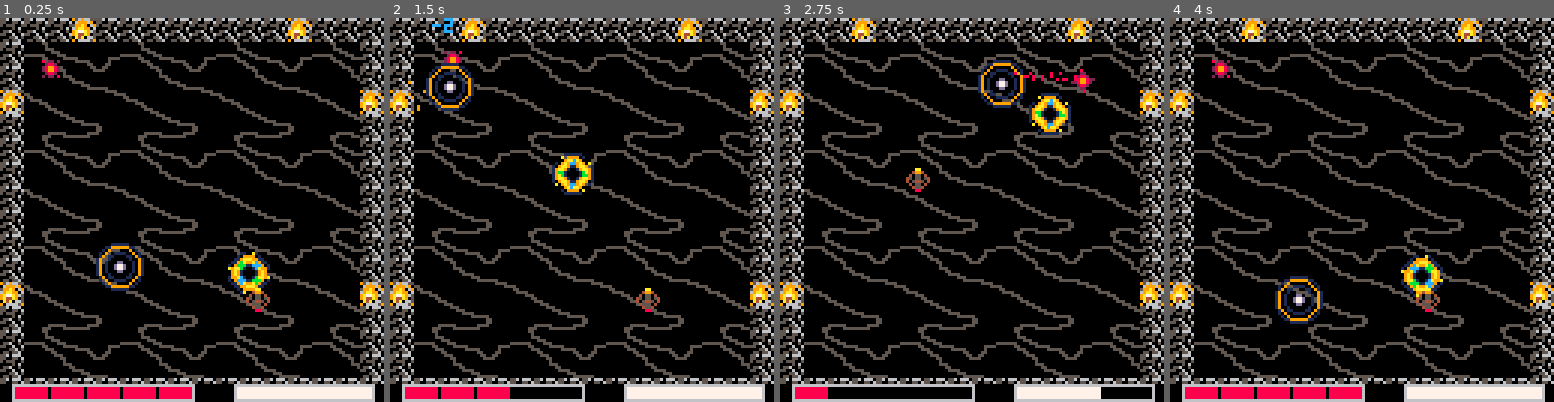
Above: before the commit, frames 1-4 (left to right).
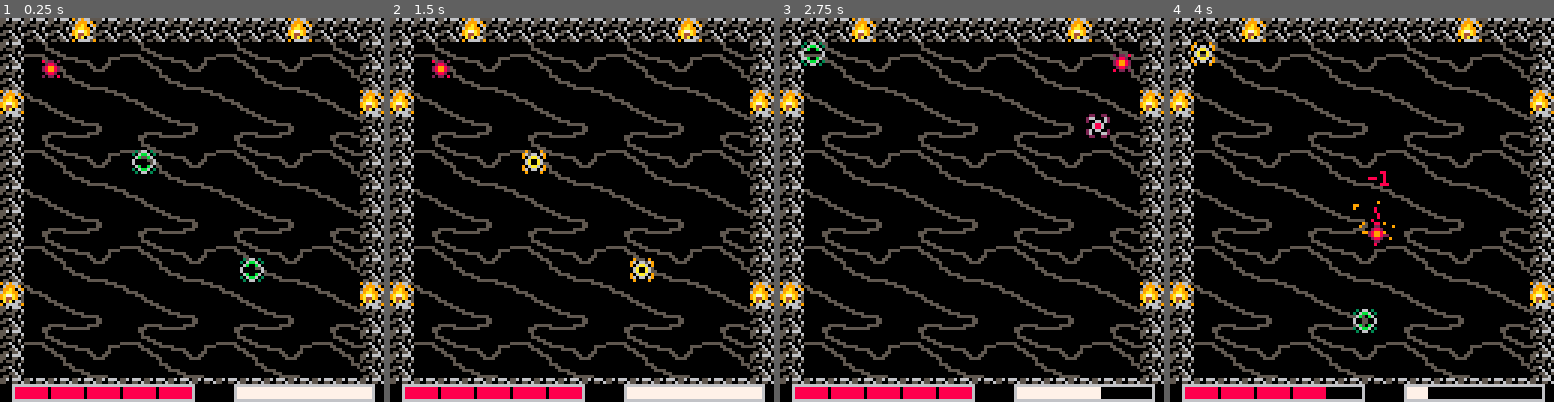
Above: after the commit, the same moments.

Repository: Nakeeb0/NAHL
Game: PICO-8 cartridge nahl.p8
The game is run twice, just before and just after one commit, with the same random seed, the same clock (stepped at 60 frames per second) and the same inputs.
Inputs:
- Up to frame 1 (0.25 s): no input
- Up to frame 2 (1.5 s): tap X (X key) at 0.33, 1.07 s; tap O (Z key) at 0.7 s
- Up to frame 3 (2.75 s): hold Right 1.6-2.1 s; tap O (Z key) at 1.7, 2.1, 2.5 s; tap X (X key) at 1.85 s; hold Up 2.15-2.42 s; hold Right from 2.47 s (still down)
- Up to frame 4 (4 s): tap O (Z key) at 2.9, 3.3, 3.7 s; tap X (X key) at 2.97 s; release Right at 3.03 s; hold Left 3.08-3.58 s; hold Down 3.63-3.97 s

The runs differ from the first frame. In frame 1, 1.9% of the frame differs, in the area x 25-71%, y 34-77%; in frame 2, 2.9%; in frame 3, 3.6%; in frame 4, 3.8%, in the area x 5-97%, y 6-100%.

Commit message:
added dasher ai

Diff:
--- a/ai.lua
+++ b/ai.lua
@@ -65,7 +65,6 @@
 	end)
 end
 
-
 follower_boss = setmetatable({}, base_ai)
 follower_boss.__index = follower_boss
 
@@ -98,26 +97,38 @@
 	local a = base_ai.new(x, y)
 	setmetatable(a, dasher_ai)
 	a.type = "dasher"
-	a.frames = 3
-	a.max_velocity = 3
-	a.accel = 12
-	a.friction = 0.97
+	a.accel = 3.5
+	a.friction = 0.95
 	a.bounce = 1
 	a.weight = 2
 	a.hp_max = 3
 	a.hp = 3
 	a.index = 67
+	a.state = "neutral"
 	return a
 end
 
-function dasher_ai:dash(time)
+function dasher_ai:dash_in(time)
 	local t = 0
 	add_update_coroutine(function()
 		while self.dead == false do
+			if t == time / 2 then
+				self.state = "charged"
+			end
 			if t == time then
+				self.state = "dashing"
 				local dir = (player.pos - self.pos):normalize()
 				self.vel = dir * self.accel
-				t = -1
+				local tt = 0
+				add_update_coroutine(function()
+					while tt < 30 do
+						self.vel = dir * self.accel
+						tt = tt + 1
+						yield()
+					end
+					self.vel = dir * 0
+				end)
+				return
 			end
 			t += 1
 			yield()
@@ -133,10 +144,14 @@
 				dir = vec2d.new(rnd(2) - 1, rnd(2) - 1)
 			end
 			enemy.vel += dir * enemy.accel
-
 		elseif enemy.type == "follower-boss" then
-			local dir = player.pos-enemy.pos
+			local dir = player.pos - enemy.pos
 			enemy.vel += dir * enemy.accel
+		elseif enemy.type == "dasher" then
+			if enemy.state == "dashing" and enemy.vel:magnitude() == 0 then
+				enemy.state = "neutral"
+				enemy:dash_in(150)
+			end
 		end
 	end
 end
--- a/draw.lua
+++ b/draw.lua
@@ -73,6 +73,15 @@
 	if act.vel:magnitude() < act.velocity_cutoff then
 		act.frame = 0
 	end
+	if act.type == "dasher" then
+		if act.state == "dashing" then
+			act.frame = 2
+		elseif act.state == "neutral" then
+			act.frame = 0
+		else
+			act.frame = 1
+		end
+	end
 
 	local tile_height = flr((act.h * 2 + 7) / 8)
 	local tile_width = flr((act.w * 2 + 7) / 8)
@@ -101,32 +110,32 @@
 end
 
 function level_up_draw()
-    -- Draw the game behind the menu
-    normal_draw()
+	-- Draw the game behind the menu
+	normal_draw()
 
-    -- Draw a dark box for the menu
-    rectfill(24, 40, 135, 90, 0)
-    rect(24, 40, 135, 90, 7)
+	-- Draw a dark box for the menu
+	rectfill(24, 40, 135, 90, 0)
+	rect(24, 40, 135, 90, 7)
 
-    print("POWER UP! CHOOSE ONE:", 30, 45, 7)
+	print("POWER UP! CHOOSE ONE:", 30, 45, 7)
 
-    -- Draw the 3 options
-    local start_x = 31
-    for i = 1, #level_up_options do
-        local opt = level_up_options[i]
-        local col = 6 -- Grey default
+	-- Draw the 3 options
+	local start_x = 31
+	for i = 1, #level_up_options do
+		local opt = level_up_options[i]
+		local col = 6 -- Grey default
 
-        -- Highlight selected option
-        if i == selected_option then
-            col = 11 -- Green for selected
-            -- TODO : handle the different text lengths better
-            print(">", start_x + (i - 1) * 34 - 4, 60, 11)
+		-- Highlight selected option
+		if i == selected_option then
+			col = 11 -- Green for selected
+			-- TODO : handle the different text lengths better
+			print(">", start_x + (i - 1) * 34 - 4, 60, 11)
 
-            -- Draw Description for selected item at the bottom
-            print(opt.desc, start_x, 80, 7)
-        end
+			-- Draw Description for selected item at the bottom
+			print(opt.desc, start_x, 80, 7)
+		end
 
-        -- Draw Option Name
-        print(opt.name, start_x + (i - 1) * 34, 60, col)
-    end
+		-- Draw Option Name
+		print(opt.name, start_x + (i - 1) * 34, 60, col)
+	end
 end
--- a/nahl.lua
+++ b/nahl.lua
@@ -1,6 +1,6 @@
 function _init()
 	_dr = normal_draw
-	_upd = infinite_straight_laced
+	_upd = infinite_dasher
 	score = 0
 	timer = 0
 	shake_timer = 0
@@ -23,7 +23,7 @@
 	player = make_actor(17, 32, 32)
 	player.w = 3
 	player.h = 3
-	player.accel = 0.18
+	player.accel = 0.1
 	player.force = 1.5
 	player.weight = 2
 	player.friction = 0.975
@@ -31,7 +31,7 @@
 	player.hp = 5
 	player.hp_max = 5
 	player.force_threshold = 0.35
-	player.damage = 3
+	player.damage = 1
 	player.hard_mode = 0
 	player.type = "player"
 	level_up_options = {}
@@ -39,10 +39,11 @@
 
 	player.force_threshold = 0.5
 
+	local dash = dasher_ai.new(100, 100)
+	dash:dash_in(150)
 	-- local a = straight_boss.new(100, 100)
 	-- a:create_minions(400)
 	-- local b = follower_boss.new(60,60)
-
 end
 
 function _update60()
--- a/nahl.p8
+++ b/nahl.p8
@@ -45,14 +45,14 @@
 00000000000010999901000000001099990a0000000010999901000000001099990a000000000000000000000000000000000000000000005500000000000000
 00000000000001a0011000000000011111100000000001a001100000000001111110000000000000000000000000000055555500000005555000000000000000
 00000000000000000000000000000000000000000000000000000000000000000000000000000000000000000000005550000555555555000000000000000000
-000000000000011111100000000aa000000000000008800000000000000000000000000000000000000000000000000000000000000000000000000000000000
-0000000000011999999110000049940000a99a0000a00a0000000000000000000000000000000000000000000000000000000000000000000000000000000000
-000000000010900000090100040550400a4994a00aa99aa000000000000000000000000000000000000000000000000000000000000000000000000000000000
-0000000001090011110090104505505404055040a449944a00000000000000000000000000000000000000000000000000000000000000000000000000000000
-00000000019011000011091040544504450550544495594400000000000000000000000000000000000000000000000000000000000000000000000000000000
-00000000190010000001009104055040405005044558855400000000000000000000000000000000000000000000000000000000000000000000000000000000
-000000001901000dd000109100455400044884400448844000000000000000000000000000000000000000000000000000000000000000000000000000000000
-00000000190100d77d00109100088000000880000008800000000000000000000000000000000000000000000000000000000000000000000000000000000000
+00000000000001111110000003066030090000900220022000000000000000000000000000000000000000000000000000000000000000000000000000000000
+000000000001199999911000306bb603960660692660006200000000000000000000000000000000000000000000000000000000000000000000000000000000
+00000000001090000009010006b00b60906aa6092006606200000000000000000000000000000000000000000000000000000000000000000000000000000000
+0000000001090011110090106000000606a00a600068860000000000000000000000000000000000000000000000000000000000000000000000000000000000
+0000000001901100001109106000000606a00a600068860000000000000000000000000000000000000000000000000000000000000000000000000000000000
+00000000190010000001009106b00b60906aa6092606600200000000000000000000000000000000000000000000000000000000000000000000000000000000
+000000001901000dd0001091306bb603960660692600066200000000000000000000000000000000000000000000000000000000000000000000000000000000
+00000000190100d77d00109103066030090000900220022000000000000000000000000000000000000000000000000000000000000000000000000000000000
 00000000190100d77d00109100000000000000000000000000000000000000000000000000000000000000000000000000000000000000000000000000000000
 000000001901000dd000109100000000000000000000000000000000000000000000000000000000000000000000000000000000000000000000000000000000
 00000000190010000001009100000000000000000000000000000000000000000000000000000000000000000000000000000000000000000000000000000000
--- a/stages.lua
+++ b/stages.lua
@@ -25,10 +25,10 @@
 	-- rng(10,20)
 	shake_x = 0
 	shake_y = 0
-	if shake_timer>0 then
-		shake_x = rng(-shake_factor,shake_factor)
-		shake_y = rng(-shake_factor,shake_factor)
-		shake_timer = shake_timer-1
+	if shake_timer > 0 then
+		shake_x = rng(-shake_factor, shake_factor)
+		shake_y = rng(-shake_factor, shake_factor)
+		shake_timer = shake_timer - 1
 	end
 	camera(room_x * 128 + 16 + shake_x, room_y * 128 + 16 + shake_y)
 
@@ -39,47 +39,47 @@
 end
 
 function start_level_up()
-    -- 1. Pick 3 random UNIQUE powerups
+	-- 1. Pick 3 random UNIQUE powerups
 	player.power_ups += 1
-    level_up_options = {}
-    local choices = {}
-    for i = 1, #all_powerups do
+	level_up_options = {}
+	local choices = {}
+	for i = 1, #all_powerups do
 		if all_powerups[i].is_eligible(player) then
-        	add(choices, all_powerups[i])
+			add(choices, all_powerups[i])
 		end
-    end
+	end
 
-    for i = 1, min(3,#choices) do
-        if #choices > 0 then
-            local idx = flr(rnd(#choices)) + 1
-            add(level_up_options, choices[idx])
-            deli(choices, idx)
-        end
-    end
+	for i = 1, min(3, #choices) do
+		if #choices > 0 then
+			local idx = flr(rnd(#choices)) + 1
+			add(level_up_options, choices[idx])
+			deli(choices, idx)
+		end
+	end
 
-    -- 2. Reset selection
-    selected_option = 1
+	-- 2. Reset selection
+	selected_option = 1
 
-    -- 3. Switch Game State (Pause the game)
+	-- 3. Switch Game State (Pause the game)
 	paused = true
-    _upd = level_up_update
-    _dr = level_up_draw
+	_upd = level_up_update
+	_dr = level_up_draw
 end
 
 function level_up_update()
-    -- Left / Right to select
-    if btnp(0) then
-        selected_option = max(1, selected_option - 1)
-    end
-    if btnp(1) then
-        selected_option = min(#level_up_options, selected_option + 1)
-    end
+	-- Left / Right to select
+	if btnp(0) then
+		selected_option = max(1, selected_option - 1)
+	end
+	if btnp(1) then
+		selected_option = min(#level_up_options, selected_option + 1)
+	end
 
-    -- Z or X to confirm
-    if btnp(4) or btnp(5) then
-        -- Apply the powerup
-        level_up_options[selected_option].apply(player)
-        -- Resume Game
+	-- Z or X to confirm
+	if btnp(4) or btnp(5) then
+		-- Apply the powerup
+		level_up_options[selected_option].apply(player)
+		-- Resume Game
 		if score > 0 and flr(score / 15) > player.power_ups then
 			start_level_up()
 		else
@@ -91,8 +91,31 @@
 	end
 end
 
+function infinite_dasher()
+	player_input()
+	ai_update()
+	check_all_actor_collision()
+	for act in all(actor) do
+		move_actor(act)
+	end
+	if #enemies < 2 then
+		local a = dasher_ai.new(64, 64)
+		a:dash_in(100)
+	end
+end
+function infinite_straight_laced()
+	player_input()
+	ai_update()
+	check_all_actor_collision()
+	for act in all(actor) do
+		move_actor(act)
+	end
+	if #enemies < 2 then
+		local a = straight_ai.new(64, 64)
+	end
+end
 
-function infinite_straight_laced()
+function bang()
 	player_input()
 	ai_update()
 	check_all_actor_collision()
@@ -103,27 +126,28 @@
 		local x = 128
 		local y = 128
 		while true do
-			x = rng(32,128)
-			y = rng(32,128)
-			local v = vec2d.new(x,y)
-			local dist = (v-player.pos):magnitude()
-			printh('dist: '..dist..' x= '..x..' y='..y..' px='..player.pos.x..' py= '..player.pos.y,"debug.txt")
-			if (v-player.pos):magnitude()>64 then
+			x = rng(32, 128)
+			y = rng(32, 128)
+			local v = vec2d.new(x, y)
+			local dist = (v - player.pos):magnitude()
+			printh(
+				"dist: " .. dist .. " x= " .. x .. " y=" .. y .. " px=" .. player.pos.x .. " py= " .. player.pos.y,
+				"debug.txt"
+			)
+			if (v - player.pos):magnitude() > 64 then
 				break
 			end
 		end
-		return x,y
+		return x, y
 	end
 	if #enemies <= player.hard_mode then
-		local x,y = roll_xy()
+		local x, y = roll_xy()
 		local a = straight_boss.new(x, y)
 		a:create_minions(400)
-		x,y = roll_xy()
-		local b = follower_boss.new(x,y)
-		x,y = roll_xy()
-		local c = dasher_ai.new(x,y)
+		x, y = roll_xy()
+		local b = follower_boss.new(x, y)
+		x, y = roll_xy()
+		local c = dasher_ai.new(x, y)
 		c:dash(100)
-
-
 	end
 end
